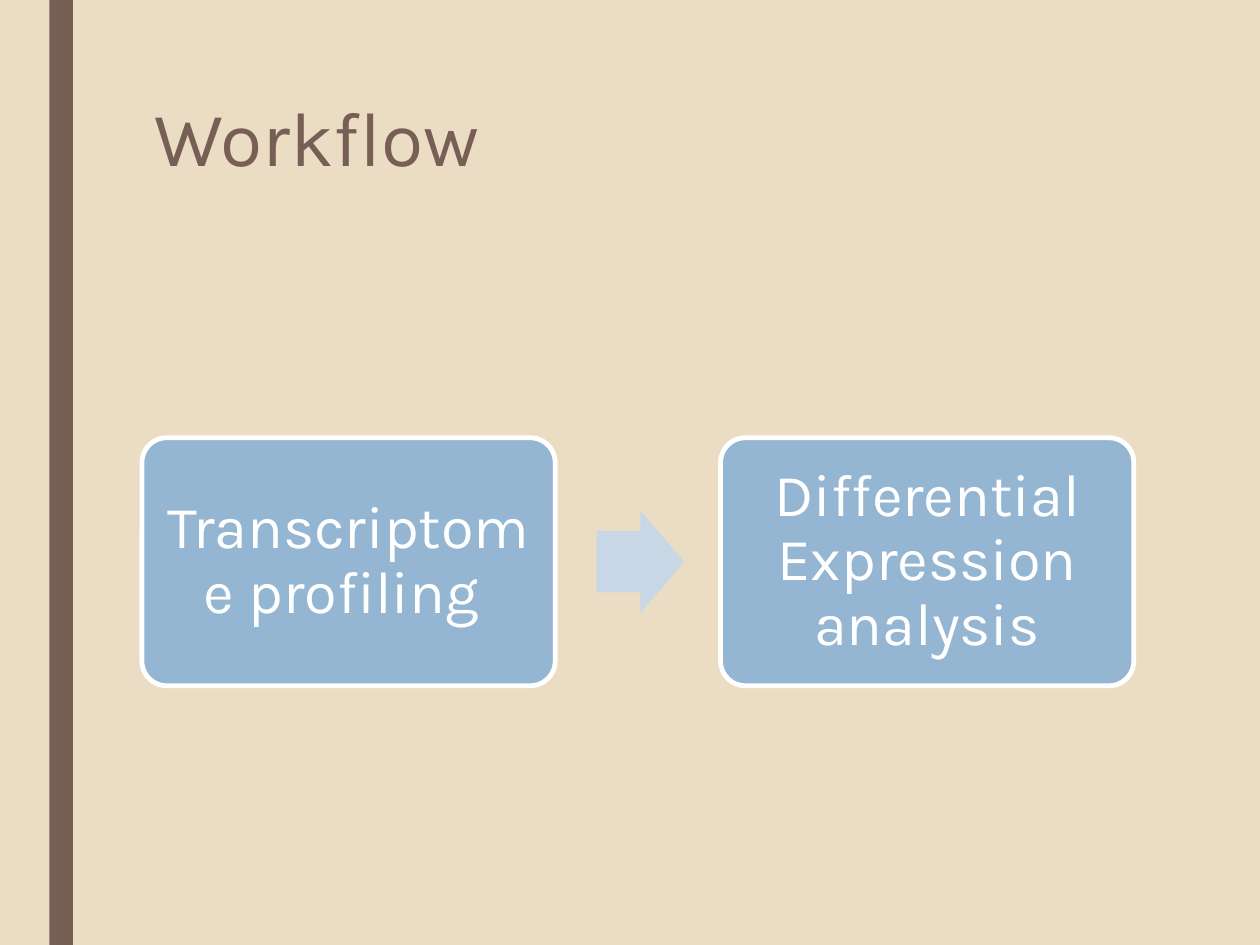
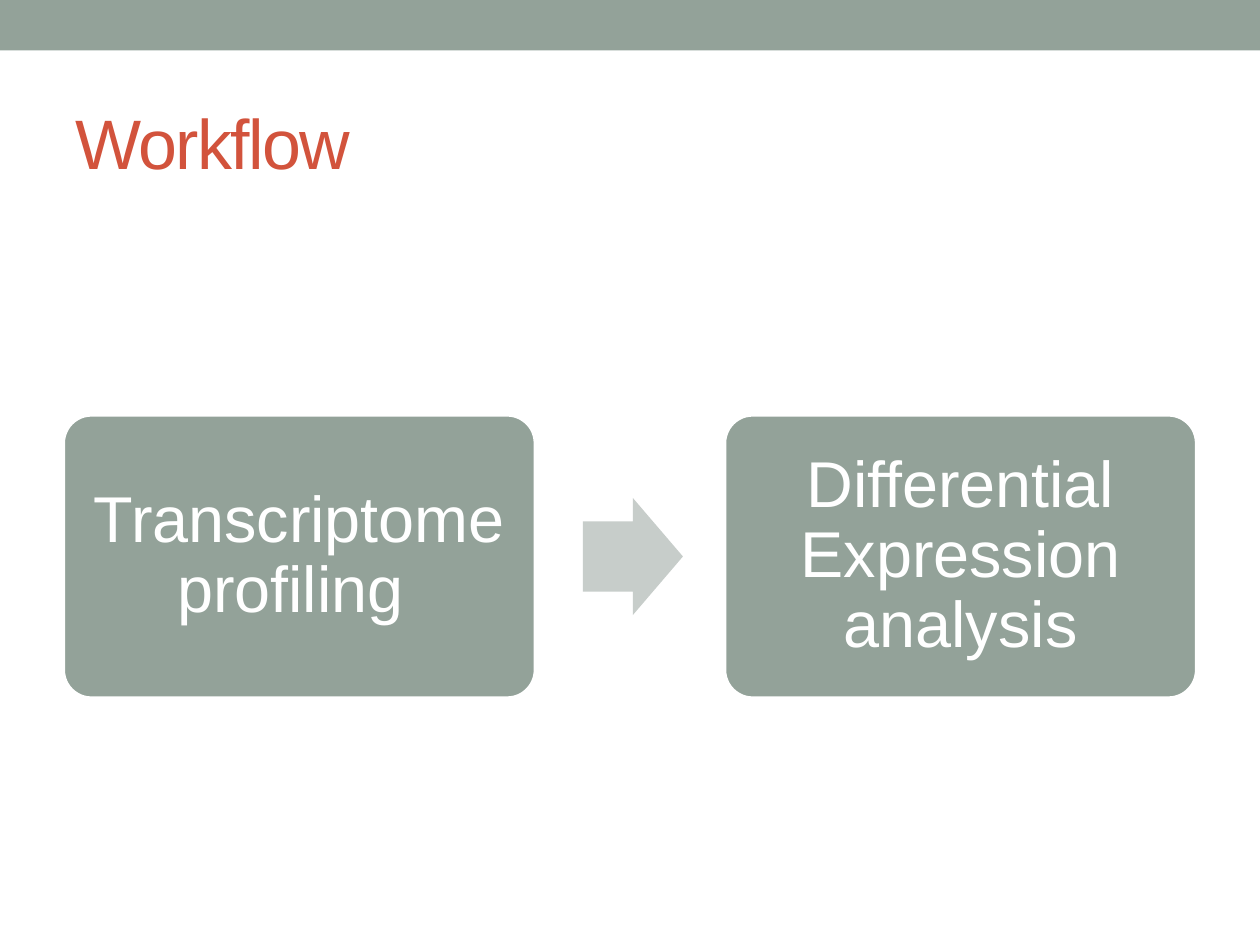
Before and after one commit to katholan/BCB546X-Spring2017_Valerin_final_project, a slide deck: slide 7 of asparagus.pptx. Drawn at 1260x945 pixels with LibreOffice and Linux fonts; fonts in the diff are those of the drawing. Boxes give left, top, right and bottom in pixels: in the first picture for what was removed or moved away, otherwise in the second. Text is boxed around its words. In the diff, an @@ line names an element or a change of style, - is before the commit and + after.

```diff
--- a/asparagus.pptx
+++ b/asparagus.pptx
@@ background #EBDDC3 to #FFFFFF @@
@@ rectangle added at [0, 0, 1260, 50], fill #93A299 @@
@@ rectangle removed at [49, 0, 73, 945] @@
@@ title "Workflow": place and size @@
-title "Workflow" at [154, 113, 479, 167]
+title "Workflow" at [76, 118, 350, 170]
@@ title "Workflow" at [76, 118, 350, 170]: size 44 to 40 pt, font Karla to Arial, text colour #775F55 to #D2533C, letter spacing 0 to -1 pt; line spacing 0.89 to 1; vertical alignment top to middle @@
@@ rounded rectangle at [63, 415, 536, 698]: fill #94B6D2 to #93A299; outline #FFFFFF 2.75 pt to #FFFFFF 2.08 pt @@
@@ rounded rectangle: place and size @@
-rounded rectangle at [142, 437, 556, 685]
+rounded rectangle at [63, 415, 536, 698]
@@ rounded rectangle: place and size @@
-rounded rectangle at [721, 437, 1134, 685]
+rounded rectangle at [724, 415, 1197, 698]
@@ rounded rectangle at [724, 415, 1197, 698]: fill #94B6D2 to #93A299; outline #FFFFFF 2.75 pt to #FFFFFF 2.08 pt @@
@@ text "Transcriptome profiling" at [94, 495, 505, 624]: size 34 to 37 pt, font Karla to Arial; more space between paragraphs @@
@@ text "Transcriptome profiling": place and size @@
-text "Transcriptome profiling" at [248, 559, 478, 627]
+text "Transcriptome profiling" at [94, 495, 505, 624]
@@ text "Differential Expression analysis": place and size @@
-text "Differential Expression analysis" at [774, 475, 1079, 659]
+text "Differential Expression analysis" at [801, 460, 1121, 659]
@@ text "Differential Expression analysis" at [801, 460, 1121, 659]: size 34 to 37 pt, font Karla to Arial; more space between paragraphs @@
@@ right arrow: place and size @@
-right arrow at [596, 510, 684, 612]
+right arrow at [583, 498, 683, 615]
@@ right arrow at [583, 498, 683, 615]: fill #C8D7E5 to #C8CECA @@
```
Also in this commit, not shown: 20 other slides changed, 1 slide added, 1 slide removed, 1 other file.
